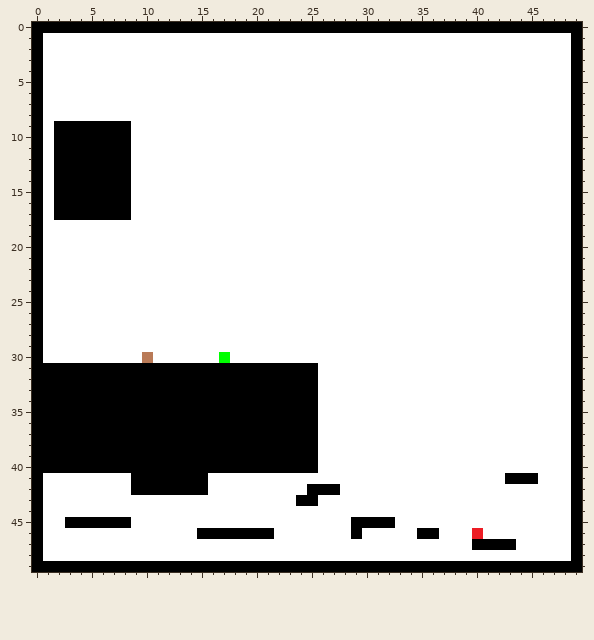
Pixel-art sprite: levels/0.png. Above, as it was before the edit.
The file is 50x50 pixels.
After:
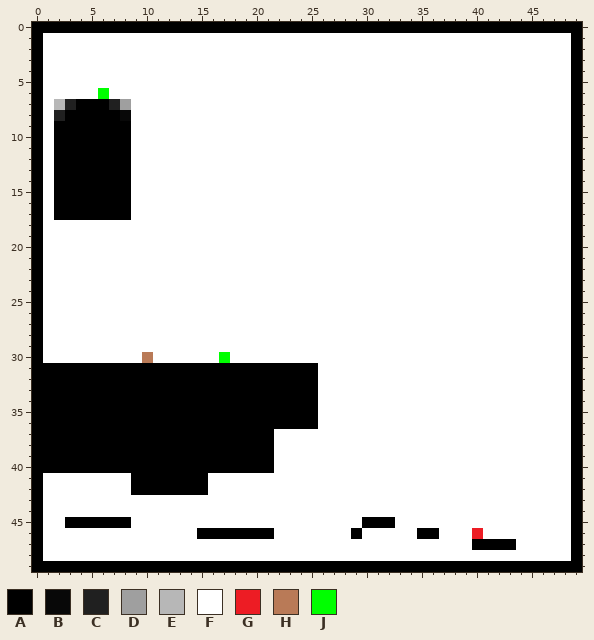
Palette (. is transparent): A #000000  B #080808  C #202020  D #9f9f9f  E #b7b7b7  F #ffffff  G #ed1c24  H #b97a57  J #00ff00
What changed:
@@ x 0..10 @@
  5 AFFFFFFFFFF
- 6 AFFFFFFFFFF
- 7 AFFFFFFFFFF
- 8 AFFFFFFFFFF
+ 6 AFFFFFJFFFF
+ 7 AFECAAACDFF
+ 8 AFCAAAAABFF
  9 AFAAAAAAAFF
@@ x 20..47 @@
 36 AAAAAAFFFFFFFFFFFFFFFFFFFFFF
-37 AAAAAAFFFFFFFFFFFFFFFFFFFFFF
-38 AAAAAAFFFFFFFFFFFFFFFFFFFFFF
-39 AAAAAAFFFFFFFFFFFFFFFFFFFFFF
-40 AAAAAAFFFFFFFFFFFFFFFFFFFFFF
-41 FFFFFFFFFFFFFFFFFFFFFFFAAAFF
-42 FFFFFAAAFFFFFFFFFFFFFFFFFFFF
-43 FFFFAAFFFFFFFFFFFFFFFFFFFFFF
+37 AAFFFFFFFFFFFFFFFFFFFFFFFFFF
+38 AAFFFFFFFFFFFFFFFFFFFFFFFFFF
+39 AAFFFFFFFFFFFFFFFFFFFFFFFFFF
+40 AAFFFFFFFFFFFFFFFFFFFFFFFFFF
+41 FFFFFFFFFFFFFFFFFFFFFFFFFFFF
+42 FFFFFFFFFFFFFFFFFFFFFFFFFFFF
+43 FFFFFFFFFFFFFFFFFFFFFFFFFFFF
 44 FFFFFFFFFFFFFFFFFFFFFFFFFFFF
-45 FFFFFFFFFAAAAFFFFFFFFFFFFFFF
+45 FFFFFFFFFFAAAFFFFFFFFFFFFFFF
 46 AAFFFFFFFAFFFFFAAFFFGFFFFFFF
